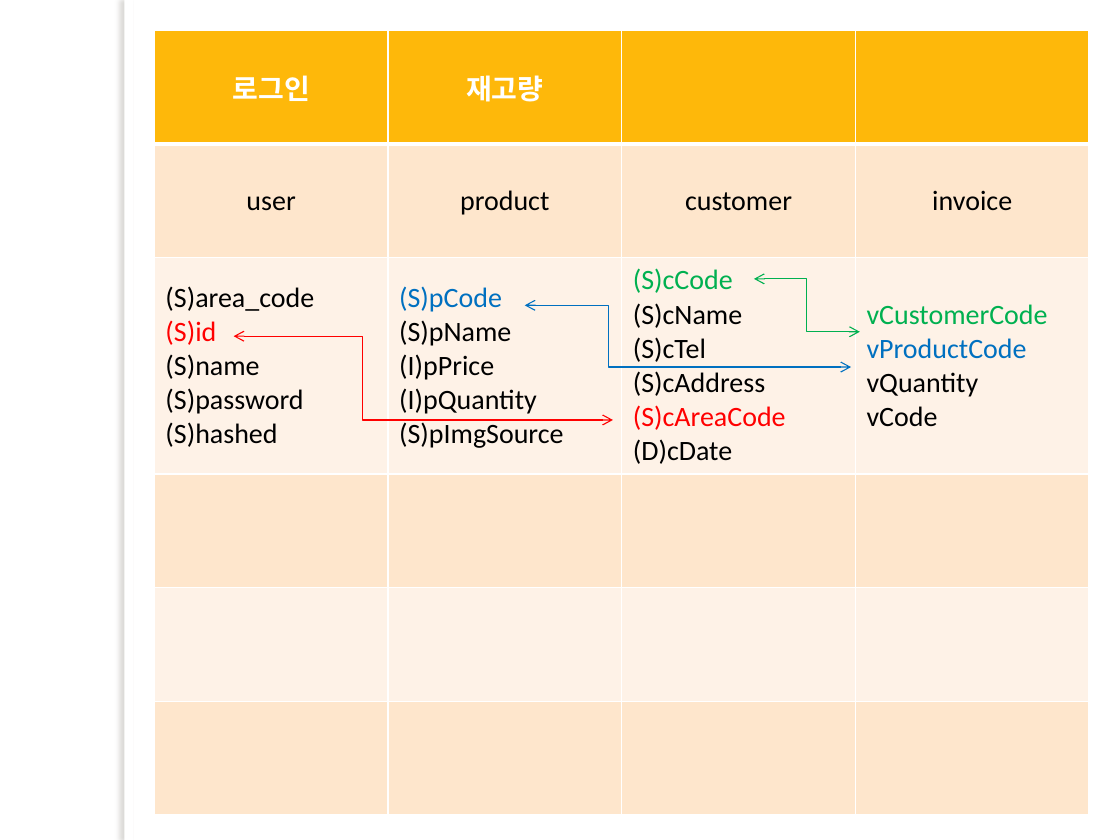
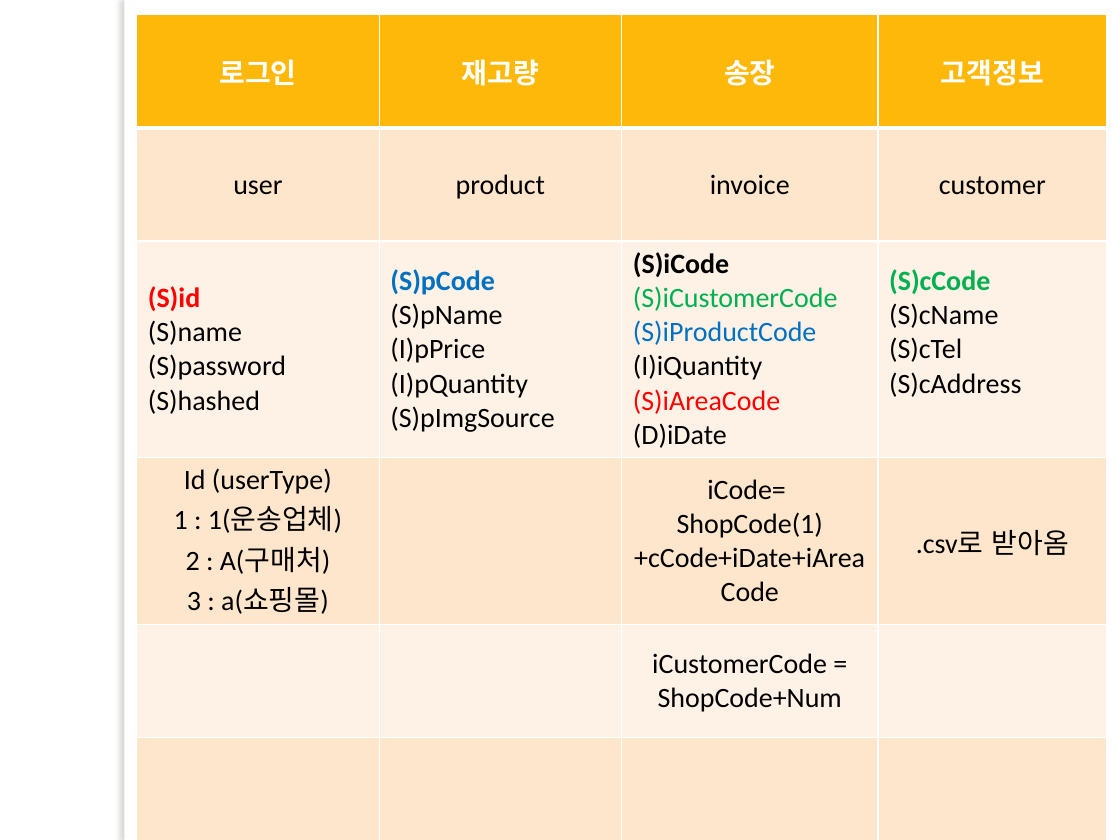
Before and after one commit to lx9203/fulfillmentBlue, a slide deck: slide 3 of 프레젠테이션1.pptx. Drawn at 1120x840 pixels with LibreOffice and Linux fonts; fonts in the diff are those of the drawing; background and template pictures are left out. Boxes give left, top, right and bottom in pixels: in the first picture for what was removed or moved away, otherwise in the second. Text is boxed around its words. In the diff, an @@ line names an element or a change of style, - is before the commit and + after.

```diff
--- a/프레젠테이션1.pptx
+++ b/프레젠테이션1.pptx
@@ table at box(137, 15, 1108, 827) @@
-row 1: 로그인 | 재고량 |  | 
-row 2: user | product | customer | invoice
-row 3: (S)area_code / (S)id / (S)name / (S)password (S)hashed | (S)pCode / (S)pName / (I)pPrice / (I)pQuantity / (S)pImgSource | (S)cCode / (S)cName / (S)cTel / (S)cAddress / (S)cAreaCode / (D)cDate | vCustomerCode / vProductCode / vQuantity / vCode
+row 1: 로그인 | 재고량 | 송장 | 고객정보
+row 2: user | product | invoice | customer
+row 3: (S)id / (S)name / (S)password (S)hashed | (S)pCode / (S)pName / (I)pPrice / (I)pQuantity / (S)pImgSource | (S)iCode / (S)iCustomerCode / (S)iProductCode / (I)iQuantity / (S)iAreaCode / (D)iDate | (S)cCode / (S)cName / (S)cTel / (S)cAddress
+row 4: Id (userType) / 1 : 1(운송업체) / 2 : A(구매처) / 3 : a(쇼핑몰) |  | iCode= ShopCode(1) / +cCode+iDate+iAreaCode | .csv로 받아옴
+row 5:  |  | iCustomerCode = / ShopCode+Num | 
-row 5:  |  |  | 
-row 6:  |  |  | 
@@ bold on in "(S)pCode" @@
@@ table: place and size @@
-table at box(155, 30, 1091, 812)
+table at box(137, 15, 1108, 827)
@@ elbow double arrow removed from (754, 279) to (860, 332) @@
@@ elbow double arrow removed from (525, 306) to (851, 367) @@
@@ elbow double arrow removed from (234, 336) to (613, 420) @@
```
